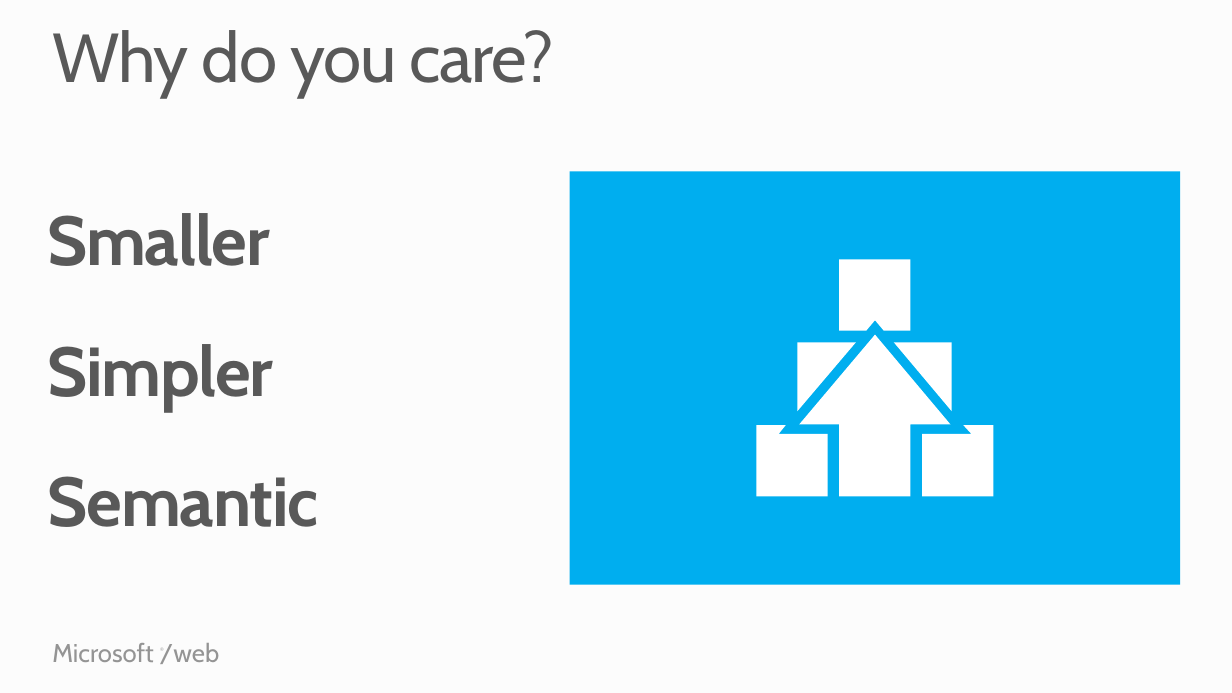
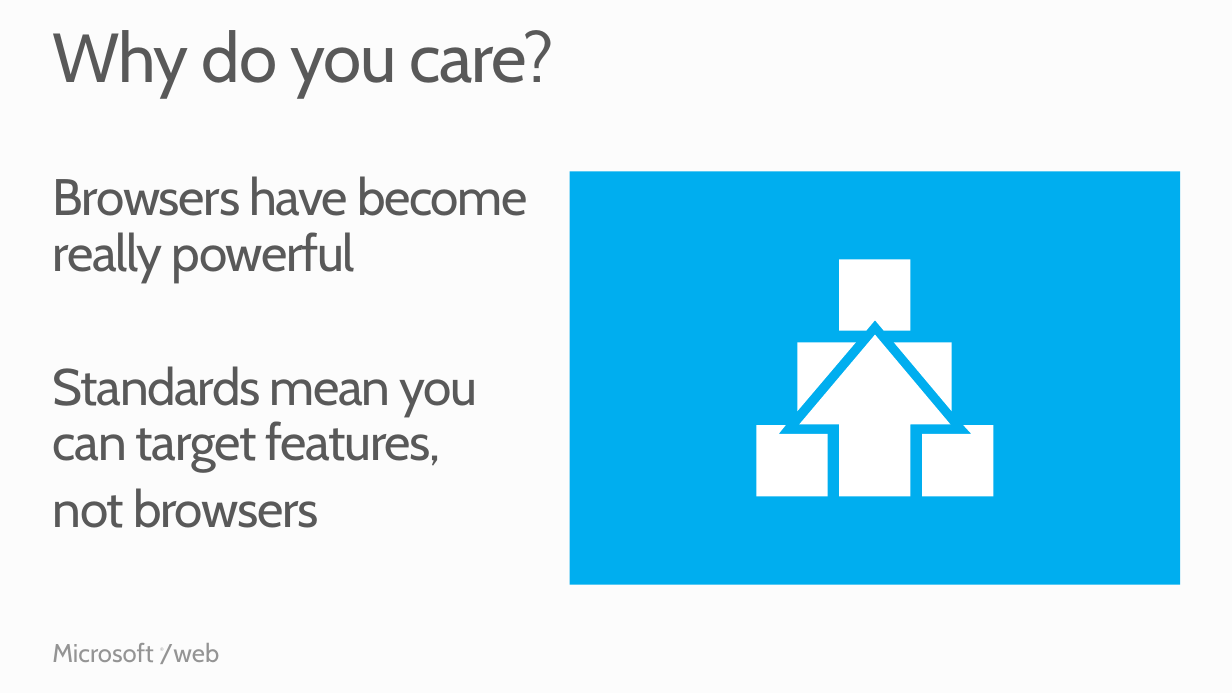
Before and after one commit to Microsoft-Web/PRESENTATION-HTML5andjQuery, a slide deck: slide 6 of HTML5andjQuery.pptx. Drawn at 1232x693 pixels with LibreOffice and Linux fonts; fonts in the diff are those of the drawing. Boxes give left, top, right and bottom in pixels: in the first picture for what was removed or moved away, otherwise in the second. Text is boxed around its words. In the diff, an @@ line names an element or a change of style, - is before the commit and + after.

```diff
--- a/HTML5andjQuery.pptx
+++ b/HTML5andjQuery.pptx
@@ text added at [53, 176, 528, 528], 40 pt, text #595959 @@
+Browsers have become really powerful
+Standards mean you can target features,
+not browsers
@@ text removed at [48, 213, 270, 266] @@
-Smaller
@@ text removed at [48, 344, 274, 411] @@
-Simpler
@@ text removed at [48, 476, 319, 527] @@
-Semantic
```
Also in this commit, not shown: 1 other slide changed, 1 slide added.
